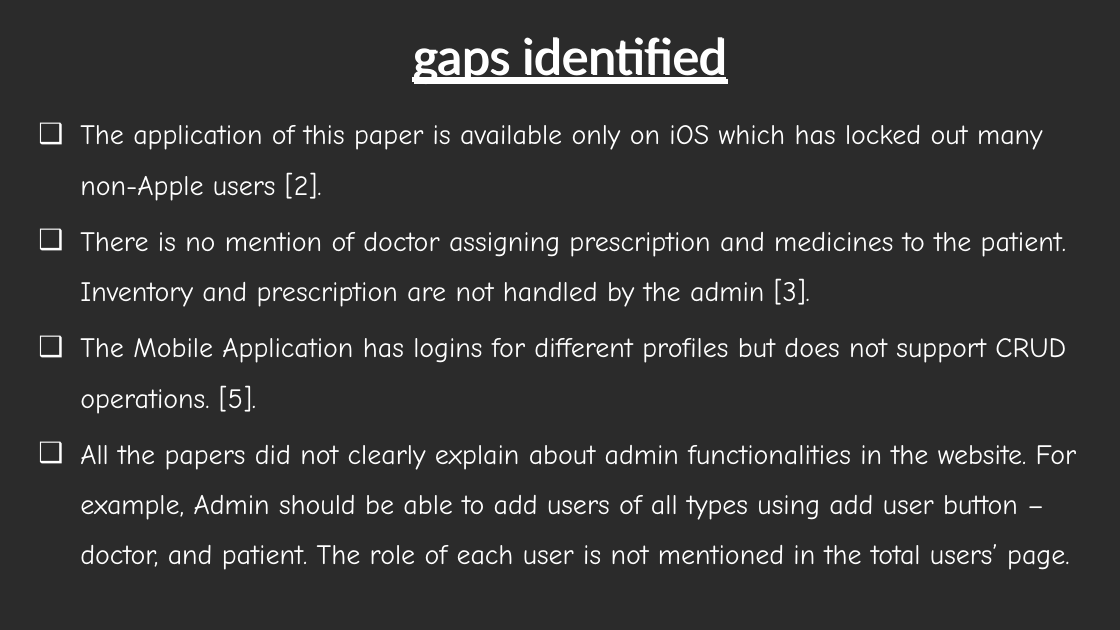
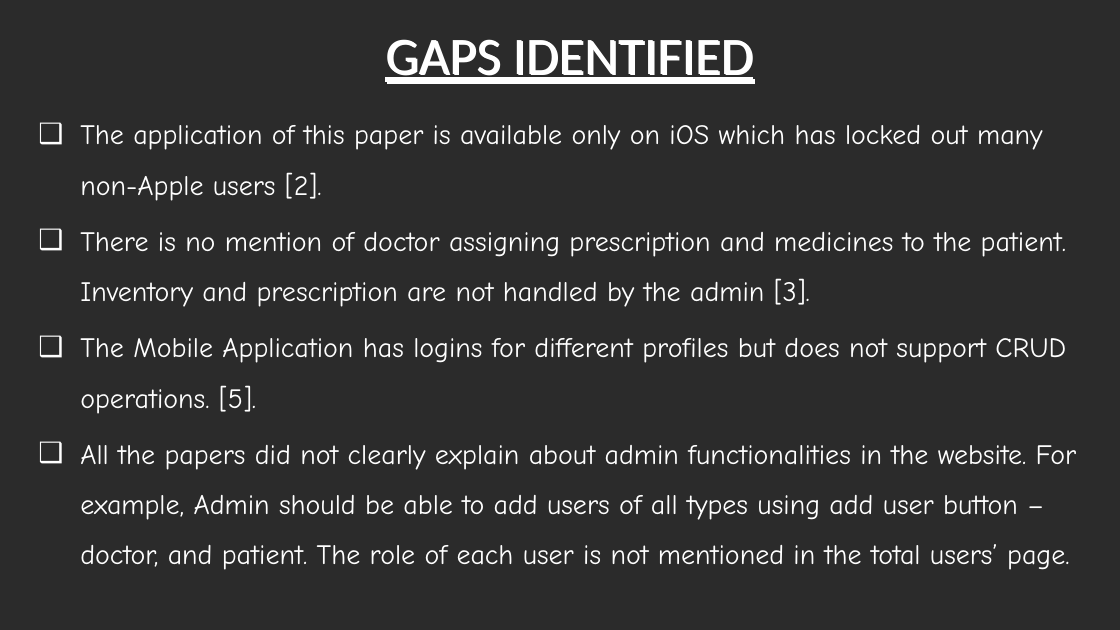
Before and after one commit to Sahithya132002/Final-Year-Project, a slide deck: slide 6 of Review 3.pptx. Drawn at 1120x630 pixels with LibreOffice and Linux fonts; fonts in the diff are those of the drawing; background and template pictures are left out; a plain dark background stands for a picture behind light text. Boxes give left, top, right and bottom in pixels: in the first picture for what was removed or moved away, otherwise in the second. Text is boxed around its words. In the diff, an @@ line names an element or a change of style, - is before the commit and + after.

```diff
--- a/Review 3.pptx
+++ b/Review 3.pptx
@@ title at box(385, 39, 753, 84): text changed @@
-gaps identified
+GAPS IDENTIFIED
```
Also in this commit, not shown: 9 other slides changed.
